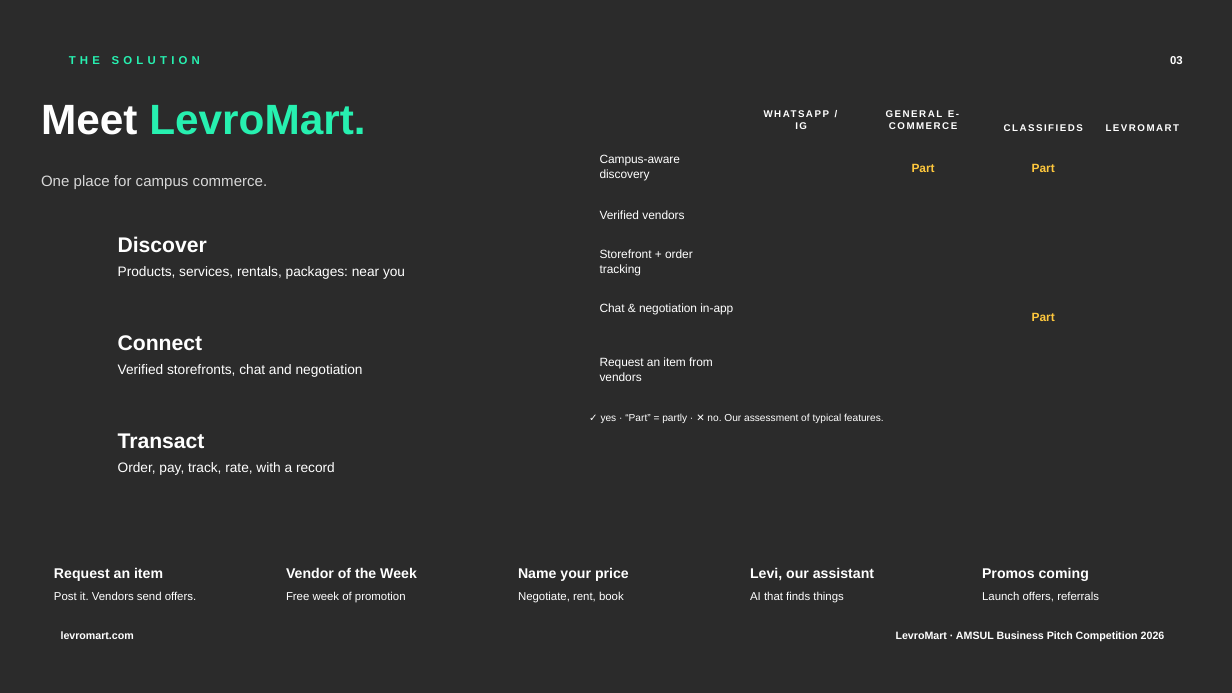
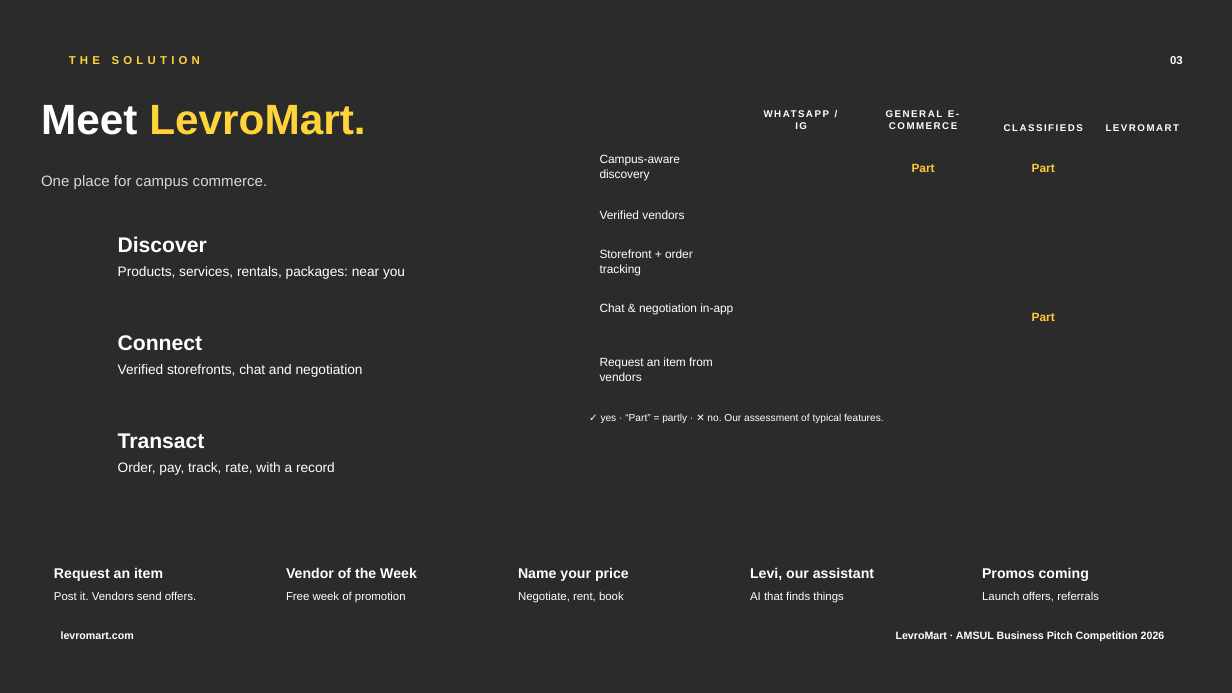
Before and after one commit to YastecHub/Medris, a slide deck: slide 3 of medris-frontend/public/pitch/LevroMart-Pitch-Deck.pptx. Drawn at 1232x693 pixels with LibreOffice and Linux fonts; fonts in the diff are those of the drawing; background and template pictures are left out; a plain dark background stands for a picture behind light text. Boxes give left, top, right and bottom in pixels: in the first picture for what was removed or moved away, otherwise in the second. Text is boxed around its words. In the diff, an @@ line names an element or a change of style, - is before the commit and + after.

```diff
--- a/medris-frontend/public/pitch/LevroMart-Pitch-Deck.pptx
+++ b/medris-frontend/public/pitch/LevroMart-Pitch-Deck.pptx
@@ text "THE SOLUTION" at [69,56,200,64]: text colour #27F0B0 to #FFD43B @@
@@ text "Meet LevroMart." at [41,105,365,135]: text colour #27F0B0 to #FFD43B in "LevroMart." @@
```
Also in this commit, not shown: 4 other slides changed, 2 other files.
